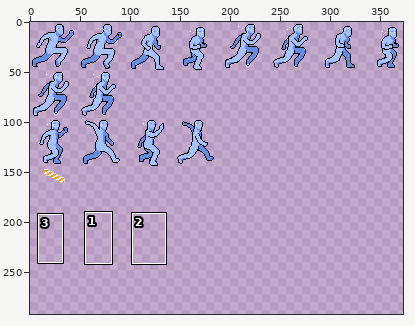
File history of a sprite sheet, Assets/running.png. Above: a wide view before the commit, with the close-up outlined.
Close-up. The starting point:
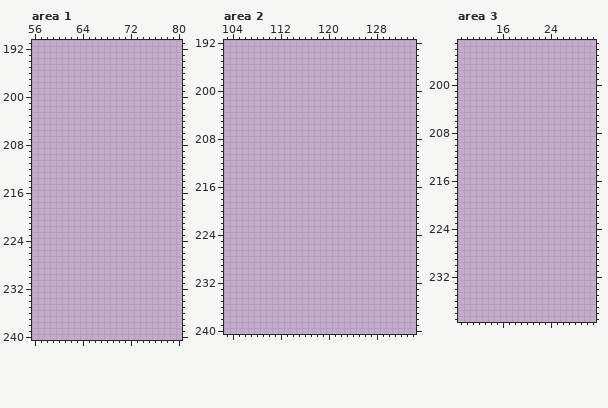
The file is 480x480 pixels. Shown: area 1: x 56..80, y 191..240; area 2: x 103..134, y 192..240; area 3: x 9..31, y 193..239. The old version is drawn lined up with the new one. The wide view leaves out empty margins. The commit also changed other parts of the picture, which this record leaves out.
The same view after the edit:
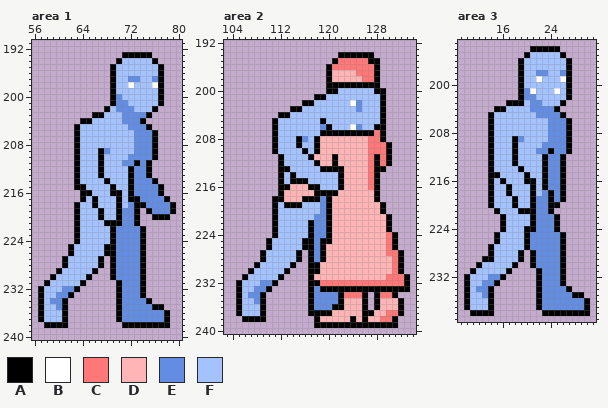
Palette (. is transparent): A #000000  B #ffffff  C #ff7777  D #ffb5b5  E #628de2  F #a4c2ff
What changed:
drawings rearranged on the sheet (the old picture shows each at its new place; 8 dropped ones are not shown)
Changed rows in their new state; - is an unchanged pixel.
Area 1:
first column x 57:
193 --------------AAAAA----
194 -------------AFFFFFA---
195 ------------AFFFFFFFA--
196 ------------AFFFFFFFA--
197 ------------AFFEEFFEA--
198 ------------AFFBFFFBA--
199 ------------AFFFFFFFA--
200 ------------AEFFFFFFA--
201 ------------AEEFFFFFA--
202 -----------AFEEEFFFA---
203 ---------AAFFFEEEEA----
204 -------AAFFFFFEEEA-----
205 ------AFFFFFFFFEEEA----
206 ------AFFFFFFFFFEEEA---
207 ------AFFFFFFFFFEEEA---
208 ------AFFFFFFFFFEEEA---
209 ------AFFFAEFFFFEEEA---
210 ------AFFFAFFFFEEEEA---
211 ------AFFFAFFFEEAEA----
212 ------AFFFAFFFFAEEA----
213 ------AFFFAFFFFAEEA----
214 ------AFFFFAFFFAEEEA---
215 ------AAFFFFAFFAEEEEA--
216 -------AAFFFAAFAEEEEA--
217 -------AFAFFFAFAAEEEEA-
218 ------AFFAFFFAFEAAEEEEA
219 ------AFFFAFFAEEA-AEEEA
220 ------AFFFAFFAEEA--AAA-
221 ------AFFFFAAAEEA------
222 ------AFFFFFAEEEEA-----
223 ------AFFFFFAEEEEA-----
224 ------AFFFFFAEEEEA-----
225 -----AFFFFFAAEEEEA-----
226 -----AFFFFFAAEEEEA-----
227 ----AFFFFFA-AEEEEA-----
228 ----AFFFFFA-AEEEEA-----
229 ---AFFFFFA--AEEEEA-----
230 --AFFFFFA---AEEEEA-----
231 -AFFFFFA-----AEEEA-----
232 AFFFEEA------AEEEA-----
233 AFFEEA-------AEEEA-----
234 AFEEA--------AEEEEA----
235 AFFEA--------AEEEEEAA--
236 AFFFA--------AEEEEEEEA-
237 AFFFA--------AEEEEEEEA-
238 -AAAA---------AAAAAAAA-
Area 2:
first column x 105:
194 -----------------AAAAAA------
195 ----------------ACCCCCAA-----
196 ---------------ACCCCCCCA-----
197 ---------------ADDDDCCCA-----
198 ---------------ADDDDDCCA-----
199 ---------------AAAAAAAAA-----
200 ---------------AAFFFFFFAA----
201 -------------AAFFFFFFFFFA----
202 -----------AAFFFFFFBEFFFA----
203 ---------AAFFFFFFFFFEFFFA----
204 -------AAFFFFFFFFFFFFFFFA----
205 ------AFFFFFFFAFFFFFFFFFA----
206 ------AFFFFFFFEAFFFBEFFAA----
207 ------AFFFFFFFAAAAAAAAACA----
208 ------AFFFAEFADDDDDDDDCCA----
209 ------AFFFAFFADDDDDDDDCCCA---
210 ------AFFFFAFADDDDDDDDCCCA---
211 -------AFFFFADDDADDDDDCACA---
212 -------AFFFFFADDADDDDDCACA---
213 -------AAFFFFFAAAADDDDCAA----
214 -------AFAFFFFFFFADDDDCA-----
215 -------AFAAAFFFFFADDDDCA-----
216 -------AADDDAAFFFADDDDCA-----
217 -------ADDDDDAAAADDDDDDA-----
218 ------AADDDAAAEADDDDDDDA-----
219 ------AFAAAFFFEADDDDDDDDA----
220 ------AFFFFFFFEADDDDDDDDA----
221 ------AFFFFFFEEADDDDDDDDDA---
222 ------AFFFFFAEEADDDDDDDDDA---
223 ------AFFFFFAEEADDDDDDDDDA---
224 ------AFFFFFAEEADDDDDDDDDCA--
225 -----AFFFFFAAEAADDDDDDDDDCA--
226 -----AFFFFFAAEADDDDDDDDDDCA--
227 ----AFFFFFA-AEADDDDDDDDDDCCA-
228 ----AFFFFFA-AEADDDDDDDDDDDCA-
229 ---AFFFFFA--AADDDDDDDDDDDDCA-
230 --AFFFFFA---AADDDDDDDDDDDDCA-
231 -AFFFFFA----ADDDDDDDDDDDDCCCA
232 AFFFEEA-----AACCCCCCCCCCCCCCA
233 AFFEEA------AEAAAAAAAAAAAAAAA
234 AFEEA-------AEEEEACCCA-ACCA--
235 AFFEA-------AEEEEADDDA-ADDDA-
236 AFFFA-------AEEEAADDDA-ADDDA-
237 AFFFA-------AAAADDDDDAADDCCA-
238 -AAAA--------ADDDDDADADDCCA--
239 -------------AAAAAAAAAAAAAA--
Area 3:
first column x 10:
194 -----------AAAAA-----
195 ----------AFFFFFA----
196 ---------AFFFFFFFA---
197 ---------AFFFFFFFA---
198 ---------AFFEEFFEA---
199 ---------AFFBFFFBA---
200 ---------AFFFFFFFA---
201 ---------AEBFFFBFA---
202 ---------AEEFFFFFA---
203 -------AAAFEEFFFA----
204 -----AAFFFFEEEEA-----
205 ----AFFFFFFFEEEEA----
206 ----AFFFFFFFFFEEEA---
207 ----AFFFFFFFFFEEEA---
208 ----AFFFFFFFFFEEEA---
209 ----AFFFAEFFFFEEEA---
210 ----AFFFAFFFFEEEEA---
211 ----AFFFAFFFEEAEEA---
212 ----AFFFAFFFFAEEA----
213 ----AFFFAFFFFAEEA----
214 ----AFFFFAFFFAEEA----
215 ----AAFFFFAFFAEEA----
216 ----AFAFFFAAFAEEA----
217 ----AFFAFFFAFAEEA----
218 ----AFFAFFFAFEAEA----
219 ----AFFFAFFAEEAEA----
220 ----AFFFAFFAEEAA-----
221 -----AFFFAAAEEA------
222 ------AFFFFAEEEA-----
223 ------AFFFFAEEEA-----
224 ------AFFFAAEEEA-----
225 -----AFFFFAEEEEEA----
226 -----AFFFFAEEEEEA----
227 ----AFFFFFAEEEEEA----
228 ----AFFFFA-AEEEEA----
229 ---AAFFFFA-AEEEEA----
230 --AFFFFFA--AEEEEA----
231 -AFFFFFA----AEEEA----
232 AFFFEEA-----AEEEA----
233 AFFEEA------AEEEA----
234 AFEEA-------AEEEEA---
235 AFFEA-------AEEEEEAA-
236 AFFFA-------AEEEEEEEA
237 AFFFA-------AEEEEEEEA
238 -AAAA--------AAAAAAAA
